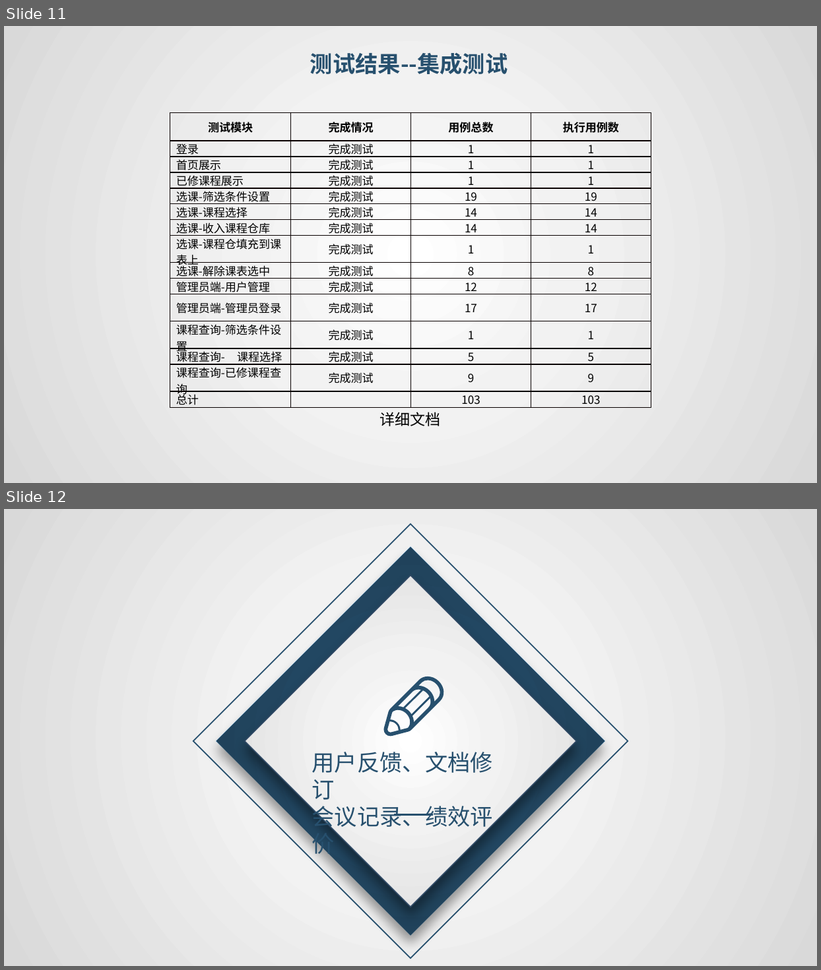
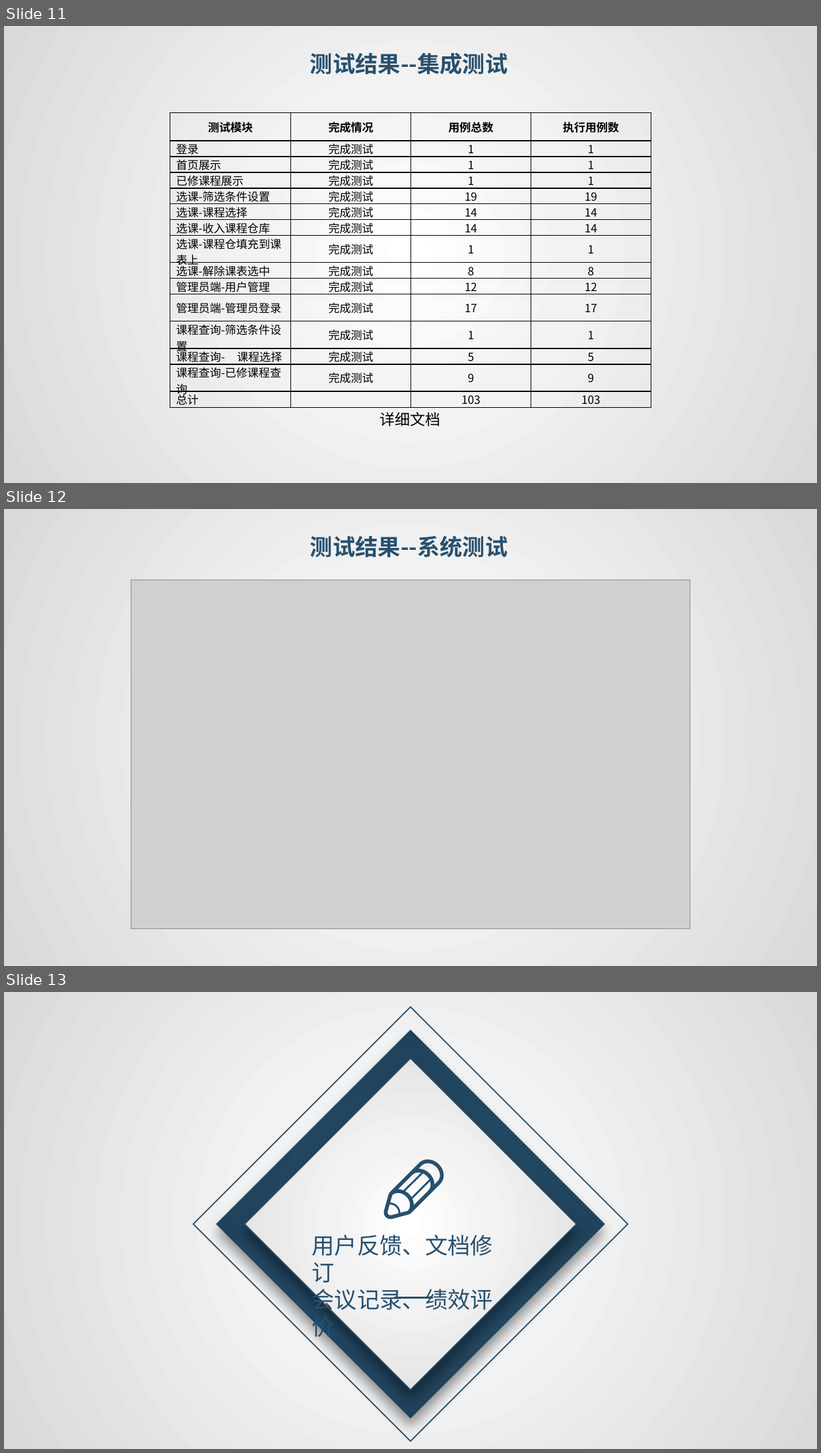
Before and after one commit to avgstuBoboge/SE2020-document, a slide deck: ppt/SE2020-G16-实现测试.pptx. Shown one above the other, each under a label of ours: slides 11 and 12 before the commit, slides 11, 12 and 13 after it. The pictures are 821x970 and 821x1453 pixels, drawn with LibreOffice and Linux fonts; fonts in the diff are those of the drawing; grey boxes stand for pictures. Boxes give left, top, right and bottom in pixels: in the first picture for what was removed or moved away, otherwise in the second. Text is boxed around its words. In the diff, an @@ line names an element or a change of style, - is before the commit and + after.

```diff
--- a/ppt/SE2020-G16-实现测试.pptx
+++ b/ppt/SE2020-G16-实现测试.pptx
@@ slide 12 added at (4, 509, 817, 966), background gradient #FFFFFF to #F2F2F2 to #D9D9D9 @@
@@ text added at (310, 536, 508, 557), 20 pt, text #27506E, bold @@
+测试结果--系统测试
@@ picture added at (131, 580, 690, 929) @@
@@ what was slide 12 is now slide 13 @@
```
Also in this commit, not shown: 3 slides changed, 2 other slides added, 2 slides removed, 12 other files.
